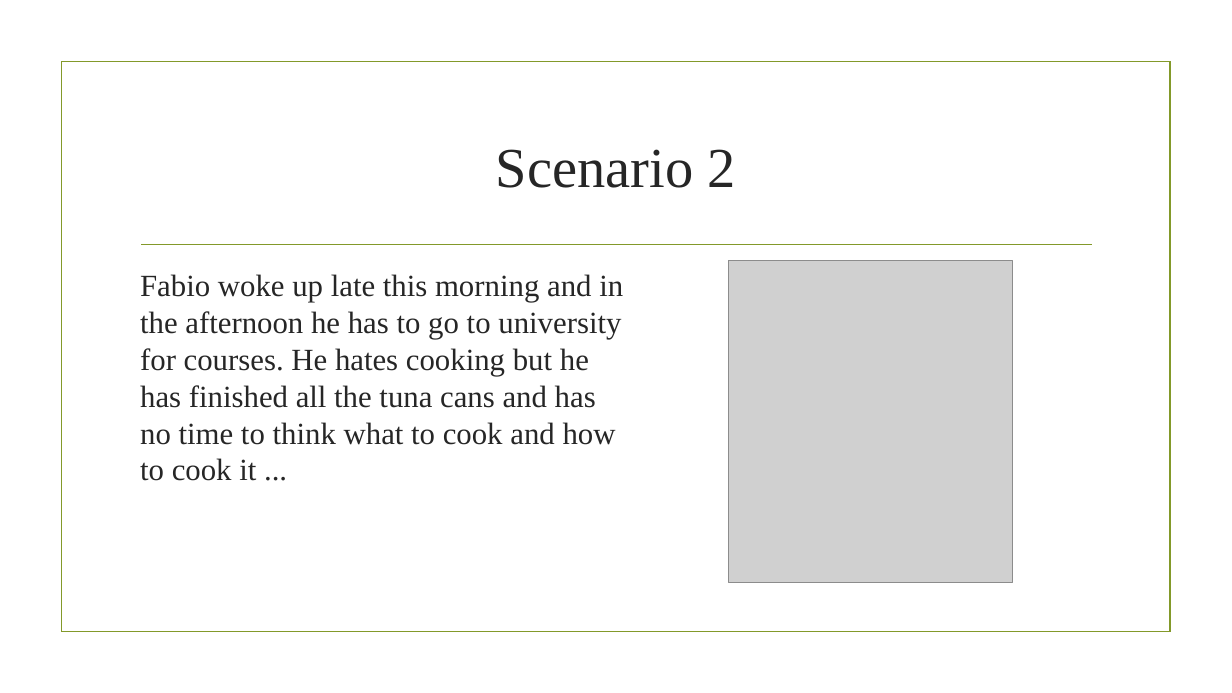
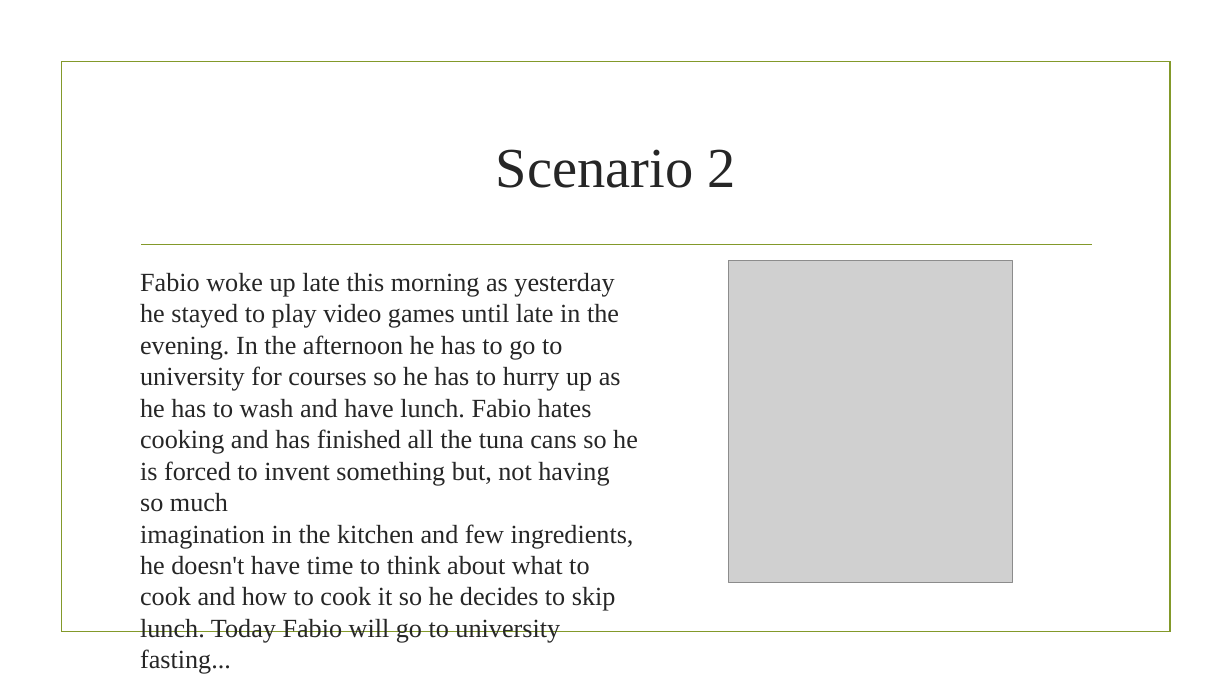
Before and after one commit to nicoDs96/recipes-SE, a slide deck: slide 6 of CookWithMe.pptx (slide 5 before the commit). Drawn at 1232x693 pixels with LibreOffice and Linux fonts; fonts in the diff are those of the drawing; grey boxes stand for pictures; background and template pictures are left out. Boxes give left, top, right and bottom in pixels: in the first picture for what was removed or moved away, otherwise in the second. Text is boxed around its words. In the diff, an @@ line names an element or a change of style, - is before the commit and + after.

```diff
--- a/CookWithMe.pptx
+++ b/CookWithMe.pptx
@@ text at (140, 273, 638, 674): text changed; size 24 to 20.4 pt @@
-Fabio woke up late this morning and in the afternoon he has to go to university for courses. He hates cooking but he has finished all the tuna cans and has no time to think what to cook and how to cook it ...
+Fabio woke up late this morning as yesterday he stayed to play video games until late in the evening. In the afternoon he has to go to university for courses so he has to hurry up as he has to wash and have lunch. Fabio hates cooking and has finished all the tuna cans so he is forced to invent something but, not having so much
+imagination in the kitchen and few ingredients, he doesn't have time to think about what to cook and how to cook it so he decides to skip lunch. Today Fabio will go to university fasting...
```
Also in this commit, not shown: 1 other slide changed, 1 slide added, 1 slide removed.
